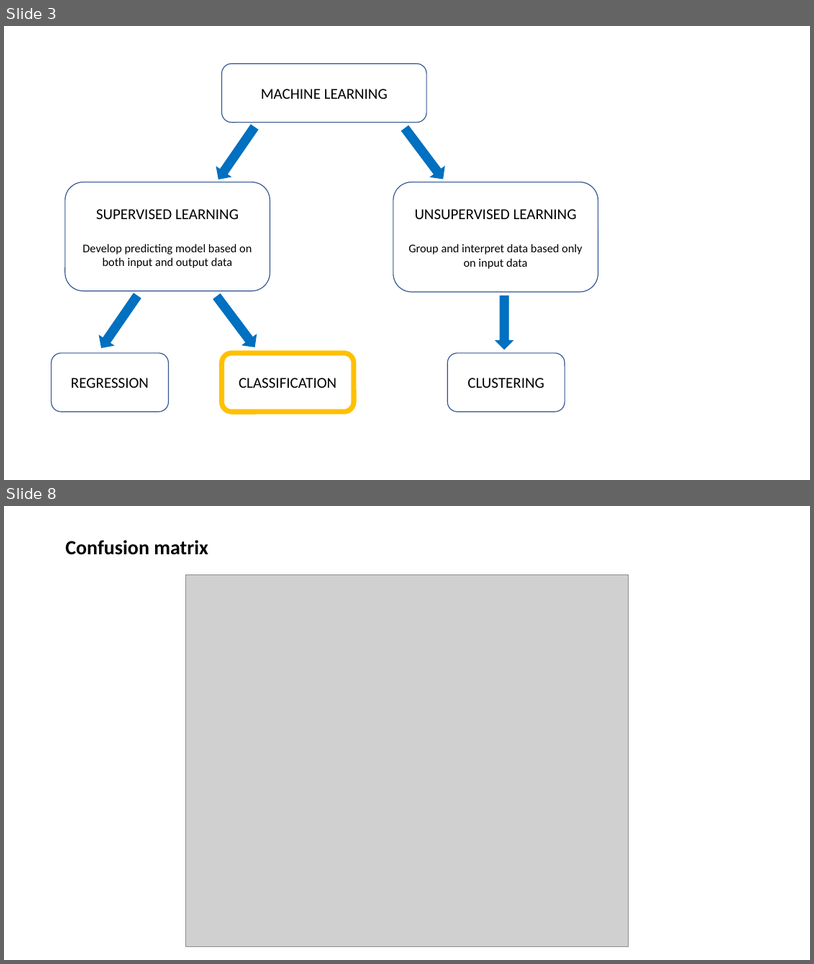
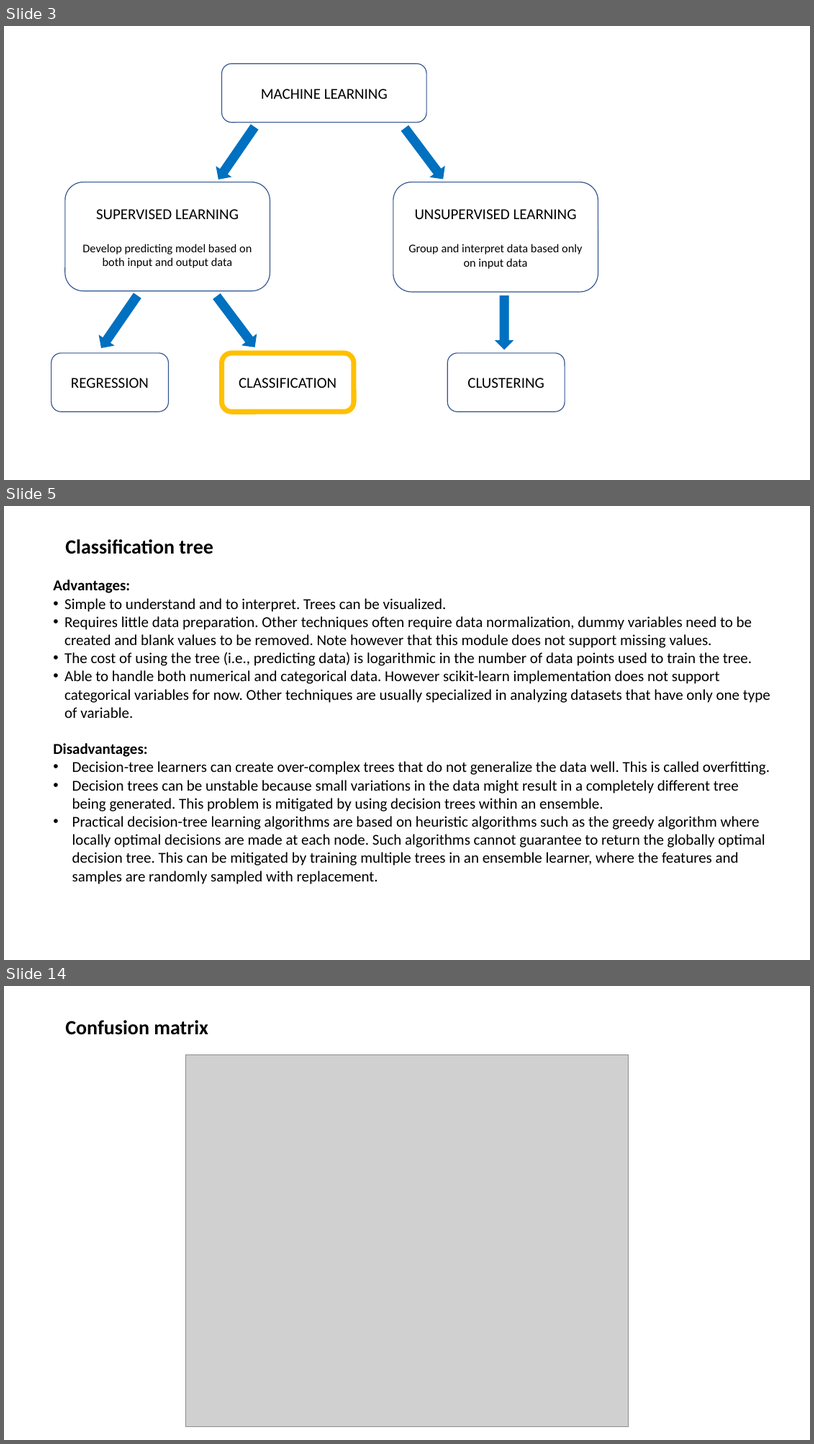
Before and after one commit to MarcoCalbucci/DataAnalytics, a slide deck: PredictiveModeling/Classification/Classification.pptx. Shown one above the other, each under a label of ours: slides 3 and 8 before the commit, slides 3, 5 and 14 after it; the slides between them are not shown. The pictures are 814x964 and 814x1444 pixels, drawn with LibreOffice and Linux fonts; fonts in the diff are those of the drawing; grey boxes stand for pictures. Boxes give left, top, right and bottom in pixels: in the first picture for what was removed or moved away, otherwise in the second. Text is boxed around its words. In the diff, an @@ line names an element or a change of style, - is before the commit and + after.

Commit message:
Classification.pptx: aggiunta teoria modelli classificazione

```diff
--- a/PredictiveModeling/Classification/Classification.pptx
+++ b/PredictiveModeling/Classification/Classification.pptx
@@ slide 5 added at [4,506,810,960], background #FFFFFF @@
@@ title added at [65,539,214,554], 24 pt, text #000000, bold @@
+Classification tree
@@ text added at [53,579,771,884], 18 pt, text #000000 @@
+Advantages:
+• Simple to understand and to interpret. Trees can be visualized.
+• Requires little data preparation. Other techniques often require data normalization, dummy variables need to be created and blank values to be removed. Note however that this module does not support missing values.
+• The cost of using the tree (i.e., predicting data) is logarithmic in the number of data points used to train the tree.
+• Able to handle both numerical and categorical data. However scikit-learn implementation does not support categorical variables for now. Other techniques are usually specialized in analyzing datasets that have only one type of variable.
+Disadvantages:
+• Decision-tree learners can create over-complex trees that do not generalize the data well. This is called overfitting.
+• Decision trees can be unstable because small variations in the data might result in a completely different tree being generated. This problem is mitigated by using decision trees within an ensemble.
+• Practical decision-tree learning algorithms are based on heuristic algorithms such as the greedy algorithm where locally optimal decisions are made at each node. Such algorithms cannot guarantee to return the globally optimal decision tree. This can be mitigated by training multiple trees in an ensemble learner, where the features and samples are randomly sampled with replacement.
@@ what was slide 8 is now slide 14 @@
```
Also in this commit, not shown: 6 slides changed, 7 other slides added, 1 slide removed.
